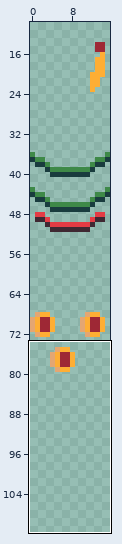
Two versions of one pixel-art file, res/ase/attack-swipe.aseprite. The picture above shows the old version from afar; the outline marks the close-up.
Close-up. Earlier state:
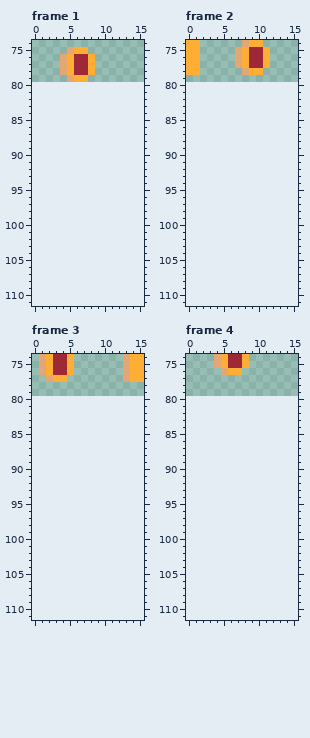
16x80 pixels, 6 frames. Shown: frame 1: x 0..15, y 74..111; frame 2: x 0..15, y 74..111; frame 3: x 0..15, y 74..111; frame 4: x 0..15, y 74..111. The old version is drawn lined up with the new one, on the new canvas. The wide view leaves out empty margins. The commit also changed other frames or places, which this record leaves out.
After the commit:
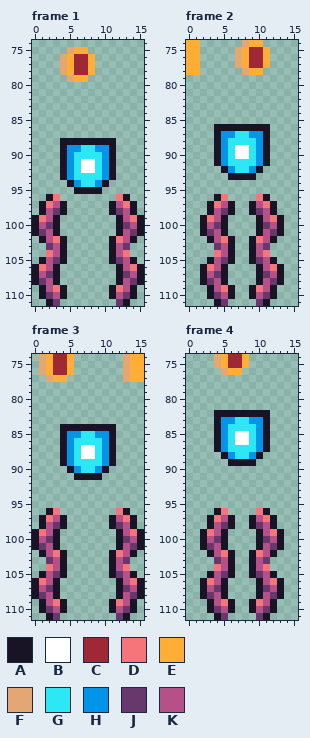
Palette (. is transparent): A #181425  B #ffffff  C #9e2835  D #f6757a  E #feae34  F #e4a672  G #2ce8f5  H #0095e9  J #68386c  K #b55088
The exact change:
canvas 16x80 -> 16x112
--- frame 1
@@ x 0..15 @@
  87 ................
- 88 ................
- 89 ................
- 90 ................
- 91 ................
- 92 ................
- 93 ................
- 94 ................
- 95 ................
- 96 ................
- 97 ................
- 98 ................
- 99 ................
-100 ................
-101 ................
-102 ................
-103 ................
-104 ................
-105 ................
-106 ................
-107 ................
-108 ................
-109 ................
-110 ................
-111 ................
+ 88 ....AAAAAAAA....
+ 89 ....AHHGGHHA....
+ 90 ....AHGGGGHA....
+ 91 ....AHGBBGHA....
+ 92 ....AHGBBGHA....
+ 93 ....AHGGGGHA....
+ 94 .....AHGGHA.....
+ 95 ......AAAA......
+ 96 ..AD........DA..
+ 97 .ADKA......AKDA.
+ 98 .AKJA......AJKA.
+ 99 ADKA........AKDA
+100 AKJA........AJKA
+101 AJKA........AKJA
+102 .AKDA......ADKA.
+103 ..JKA......AKJ..
+104 ..DKA......AKD..
+105 .AKJA......AJKA.
+106 ADKA........AKDA
+107 AKJA........AJKA
+108 AJKA........AKJA
+109 .AKDA......ADKA.
+110 .AJKA......AKJA.
+111 ..AJ........JA..
--- frame 2
@@ x 0..15 @@
  85 ................
- 86 ................
- 87 ................
- 88 ................
- 89 ................
- 90 ................
- 91 ................
- 92 ................
- 93 ................
+ 86 ....AAAAAAAA....
+ 87 ....AHHGGHHA....
+ 88 ....AHGGGGHA....
+ 89 ....AHGBBGHA....
+ 90 ....AHGBBGHA....
+ 91 ....AHGGGGHA....
+ 92 .....AHGGHA.....
+ 93 ......AAAA......
  94 ................
  95 ................
- 96 ................
- 97 ................
- 98 ................
- 99 ................
-100 ................
-101 ................
-102 ................
-103 ................
-104 ................
-105 ................
-106 ................
-107 ................
-108 ................
-109 ................
-110 ................
-111 ................
+ 96 ....AD....DA....
+ 97 ...ADKA..AKDA...
+ 98 ...AKJA..AJKA...
+ 99 ..ADKA....AKDA..
+100 ..AKJA....AJKA..
+101 ..AJKA....AKJA..
+102 ...AKDA..ADKA...
+103 ....JKA..AKJ....
+104 ....DKA..AKD....
+105 ...AKJA..AJKA...
+106 ..ADKA....AKDA..
+107 ..AKJA....AJKA..
+108 ..AJKA....AKJA..
+109 ...AKDA..ADKA...
+110 ...AJKA..AKJA...
+111 ....AJ....JA....
--- frame 3
@@ x 0..15 @@
  83 ................
- 84 ................
- 85 ................
- 86 ................
- 87 ................
- 88 ................
- 89 ................
- 90 ................
- 91 ................
+ 84 ....AAAAAAAA....
+ 85 ....AHHGGHHA....
+ 86 ....AHGGGGHA....
+ 87 ....AHGBBGHA....
+ 88 ....AHGBBGHA....
+ 89 ....AHGGGGHA....
+ 90 .....AHGGHA.....
+ 91 ......AAAA......
  92 ................
@@ x 0..15 @@
  95 ................
- 96 ................
- 97 ................
- 98 ................
- 99 ................
-100 ................
-101 ................
-102 ................
-103 ................
-104 ................
-105 ................
-106 ................
-107 ................
-108 ................
-109 ................
-110 ................
-111 ................
+ 96 ..AD........DA..
+ 97 .ADKA......AKDA.
+ 98 .AKJA......AJKA.
+ 99 ADKA........AKDA
+100 AKJA........AJKA
+101 AJKA........AKJA
+102 .AKDA......ADKA.
+103 ..JKA......AKJ..
+104 ..DKA......AKD..
+105 .AKJA......AJKA.
+106 ADKA........AKDA
+107 AKJA........AJKA
+108 AJKA........AKJA
+109 .AKDA......ADKA.
+110 .AJKA......AKJA.
+111 ..AJ........JA..
--- frame 4
@@ x 0..15 @@
  81 ................
- 82 ................
- 83 ................
- 84 ................
- 85 ................
- 86 ................
- 87 ................
- 88 ................
- 89 ................
+ 82 ....AAAAAAAA....
+ 83 ....AHHGGHHA....
+ 84 ....AHGGGGHA....
+ 85 ....AHGBBGHA....
+ 86 ....AHGBBGHA....
+ 87 ....AHGGGGHA....
+ 88 .....AHGGHA.....
+ 89 ......AAAA......
  90 ................
@@ x 0..15 @@
  95 ................
- 96 ................
- 97 ................
- 98 ................
- 99 ................
-100 ................
-101 ................
-102 ................
-103 ................
-104 ................
-105 ................
-106 ................
-107 ................
-108 ................
-109 ................
-110 ................
-111 ................
+ 96 ....AD....DA....
+ 97 ...ADKA..AKDA...
+ 98 ...AKJA..AJKA...
+ 99 ..ADKA....AKDA..
+100 ..AKJA....AJKA..
+101 ..AJKA....AKJA..
+102 ...AKDA..ADKA...
+103 ....JKA..AKJ....
+104 ....DKA..AKD....
+105 ...AKJA..AJKA...
+106 ..ADKA....AKDA..
+107 ..AKJA....AJKA..
+108 ..AJKA....AKJA..
+109 ...AKDA..ADKA...
+110 ...AJKA..AKJA...
+111 ....AJ....JA....
Boxes around the changes in both close-ups, in picture pixels (x1, y1, x2, y2):
added: (32, 138, 144, 306)
added: (200, 124, 284, 306)
added: (60, 424, 116, 480)
added: (32, 508, 67, 620)
added: (109, 508, 144, 620)
added: (214, 410, 270, 466)
added: (200, 508, 284, 620)
